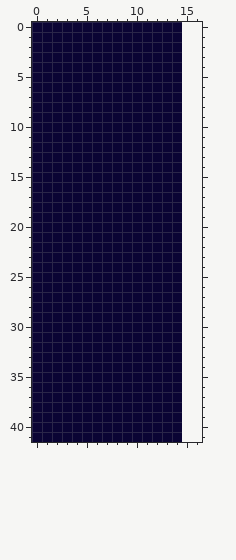
Pixel-art sprite, stored at LottoProject/src/image4/결과확인6.gif. That is the earlier state.
The file is 15x42 pixels. The old version is drawn lined up with the new one, on the new canvas.
After:
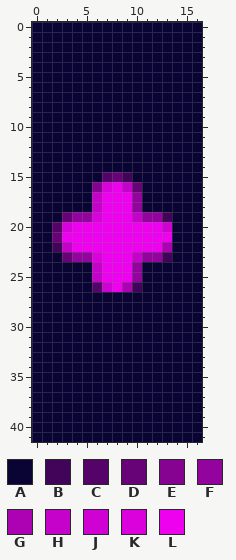
Palette (. is transparent): A #0a0434  B #420459  C #560369  D #670377  E #860391  F #93039d  G #ad02b4  H #c402c9  J #cf02d3  K #da01dc  L #ee01ef
The edit:
canvas 15x42 -> 17x42
@@ x 0..16 @@
- 0 AAAAAAAAAAAAAAA..
- 1 AAAAAAAAAAAAAAA..
- 2 AAAAAAAAAAAAAAA..
- 3 AAAAAAAAAAAAAAA..
- 4 AAAAAAAAAAAAAAA..
- 5 AAAAAAAAAAAAAAA..
- 6 AAAAAAAAAAAAAAA..
- 7 AAAAAAAAAAAAAAA..
- 8 AAAAAAAAAAAAAAA..
- 9 AAAAAAAAAAAAAAA..
-10 AAAAAAAAAAAAAAA..
-11 AAAAAAAAAAAAAAA..
-12 AAAAAAAAAAAAAAA..
-13 AAAAAAAAAAAAAAA..
-14 AAAAAAAAAAAAAAA..
-15 AAAAAAAAAAAAAAA..
-16 AAAAAAAAAAAAAAA..
-17 AAAAAAAAAAAAAAA..
-18 AAAAAAAAAAAAAAA..
-19 AAAAAAAAAAAAAAA..
-20 AAAAAAAAAAAAAAA..
-21 AAAAAAAAAAAAAAA..
-22 AAAAAAAAAAAAAAA..
-23 AAAAAAAAAAAAAAA..
-24 AAAAAAAAAAAAAAA..
-25 AAAAAAAAAAAAAAA..
-26 AAAAAAAAAAAAAAA..
-27 AAAAAAAAAAAAAAA..
-28 AAAAAAAAAAAAAAA..
-29 AAAAAAAAAAAAAAA..
-30 AAAAAAAAAAAAAAA..
-31 AAAAAAAAAAAAAAA..
-32 AAAAAAAAAAAAAAA..
-33 AAAAAAAAAAAAAAA..
-34 AAAAAAAAAAAAAAA..
-35 AAAAAAAAAAAAAAA..
-36 AAAAAAAAAAAAAAA..
-37 AAAAAAAAAAAAAAA..
-38 AAAAAAAAAAAAAAA..
-39 AAAAAAAAAAAAAAA..
-40 AAAAAAAAAAAAAAA..
-41 AAAAAAAAAAAAAAA..
+ 0 AAAAAAAAAAAAAAAAA
+ 1 AAAAAAAAAAAAAAAAA
+ 2 AAAAAAAAAAAAAAAAA
+ 3 AAAAAAAAAAAAAAAAA
+ 4 AAAAAAAAAAAAAAAAA
+ 5 AAAAAAAAAAAAAAAAA
+ 6 AAAAAAAAAAAAAAAAA
+ 7 AAAAAAAAAAAAAAAAA
+ 8 AAAAAAAAAAAAAAAAA
+ 9 AAAAAAAAAAAAAAAAA
+10 AAAAAAAAAAAAAAAAA
+11 AAAAAAAAAAAAAAAAA
+12 AAAAAAAAAAAAAAAAA
+13 AAAAAAAAAAAAAAAAA
+14 AAAAAAAAAAAAAAAAA
+15 AAAAAAACDBAAAAAAA
+16 AAAAAAEKLHDAAAAAA
+17 AAAAAAHLLLFAAAAAA
+18 AAAAAAHLLLFAAAAAA
+19 AAADFFKLLLHFFBAAA
+20 AACKLLLLLLLLLJAAA
+21 AADLLLLLLLLLLLAAA
+22 AABHLLLLLLLLLGAAA
+23 AAADFFKLLLHFFBAAA
+24 AAAAAAHLLLFAAAAAA
+25 AAAAAAHLLLFAAAAAA
+26 AAAAAACJLGBAAAAAA
+27 AAAAAAAAAAAAAAAAA
+28 AAAAAAAAAAAAAAAAA
+29 AAAAAAAAAAAAAAAAA
+30 AAAAAAAAAAAAAAAAA
+31 AAAAAAAAAAAAAAAAA
+32 AAAAAAAAAAAAAAAAA
+33 AAAAAAAAAAAAAAAAA
+34 AAAAAAAAAAAAAAAAA
+35 AAAAAAAAAAAAAAAAA
+36 AAAAAAAAAAAAAAAAA
+37 AAAAAAAAAAAAAAAAA
+38 AAAAAAAAAAAAAAAAA
+39 AAAAAAAAAAAAAAAAA
+40 AAAAAAAAAAAAAAAAA
+41 AAAAAAAAAAAAAAAAA
Where, in picture pixels (left, top, right, bottom), the same in both pictures:
changed: (52, 22, 202, 442)
